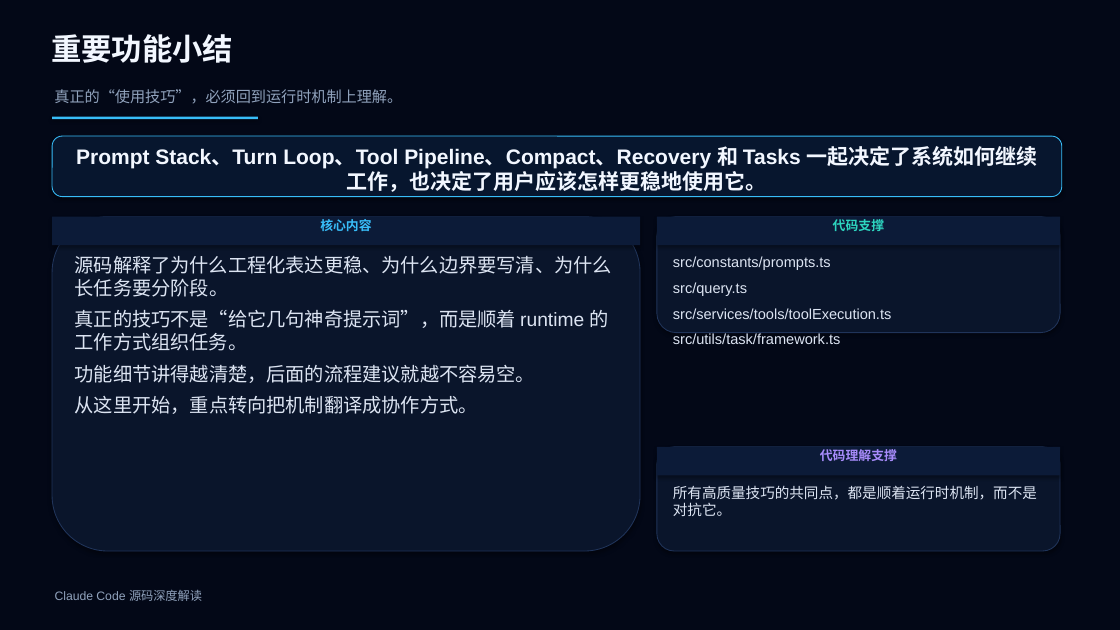
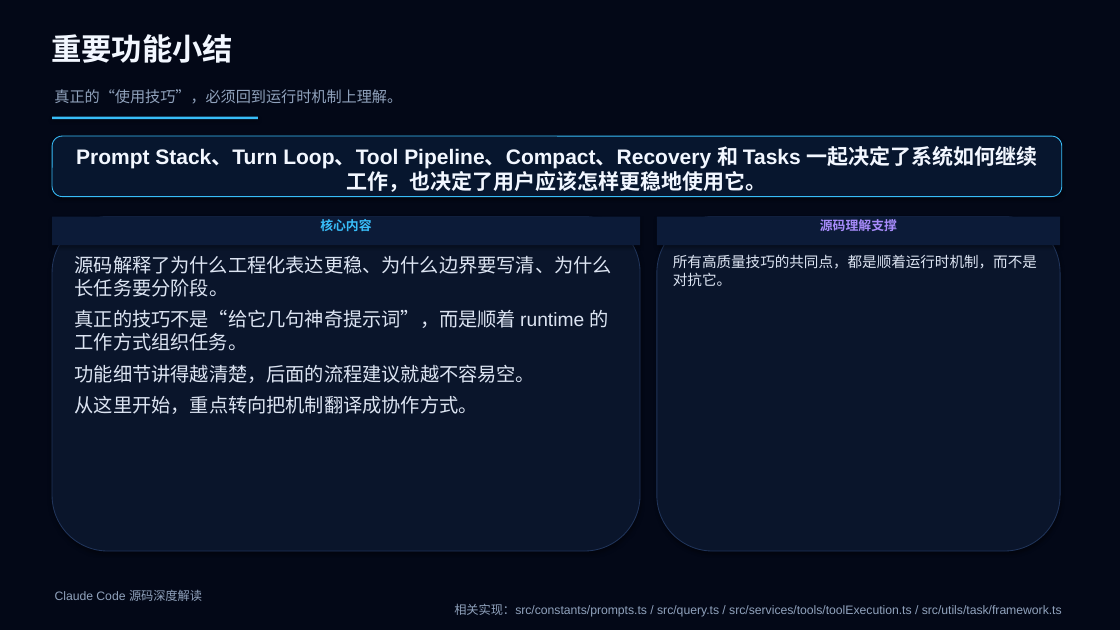
Before and after one commit to boboliu-1010/ccode, a slide deck: slide 40 of docs/zh/10-Claude Code 源码深度解读.pptx. Drawn at 1120x630 pixels with LibreOffice and Linux fonts; fonts in the diff are those of the drawing. Boxes give left, top, right and bottom in pixels: in the first picture for what was removed or moved away, otherwise in the second. Text is boxed around its words. In the diff, an @@ line names an element or a change of style, - is before the commit and + after.

```diff
--- a/docs/zh/10-Claude Code 源码深度解读.pptx
+++ b/docs/zh/10-Claude Code 源码深度解读.pptx
@@ rounded rectangle: place and size @@
-rounded rectangle at [657, 217, 1060, 333]
+rounded rectangle at [657, 217, 1060, 551]
@@ text in rectangle at [820, 219, 897, 231]: text changed; text colour #2DD4BF to #A78BFA @@
-代码支撑
+源码理解支撑
@@ text "所有高质量技巧的共同点，都是顺着运行时机制，而不是对抗它。": place and size @@
-text "所有高质量技巧的共同点，都是顺着运行时机制，而不是对抗它。" at [673, 485, 1037, 516]
+text "所有高质量技巧的共同点，都是顺着运行时机制，而不是对抗它。" at [673, 254, 1037, 286]
@@ text removed at [673, 256, 891, 344] @@
-src/constants/prompts.ts
-src/query.ts
-src/services/tools/toolExecution.ts
-src/utils/task/framework.ts
@@ rounded rectangle removed at [657, 447, 1060, 551] @@
@@ rectangle removed at [657, 447, 1060, 476] @@
-代码理解支撑
@@ text at [454, 604, 1062, 617]: paragraph added @@
+相关实现：src/constants/prompts.ts / src/query.ts / src/services/tools/toolExecution.ts / src/utils/task/framework.ts
```
Also in this commit, not shown: 45 other slides changed, 1 other file.
